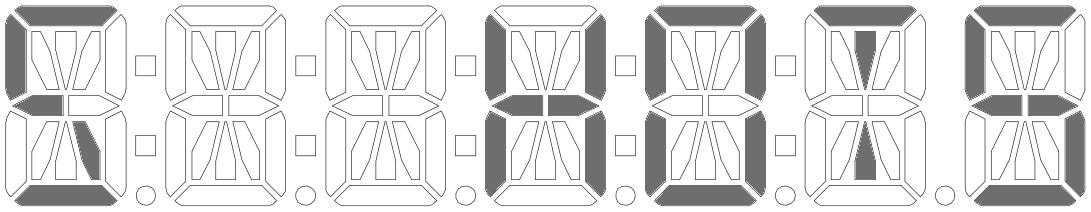
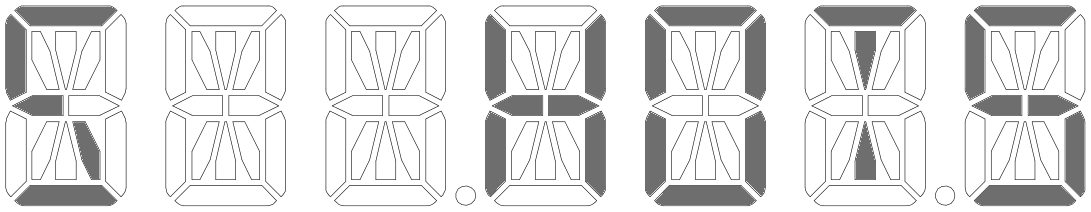
Layer changes from the first w=1091, h=212 image to the second:
painted on "Pasted Layer" over [135, 55, 796, 206]
